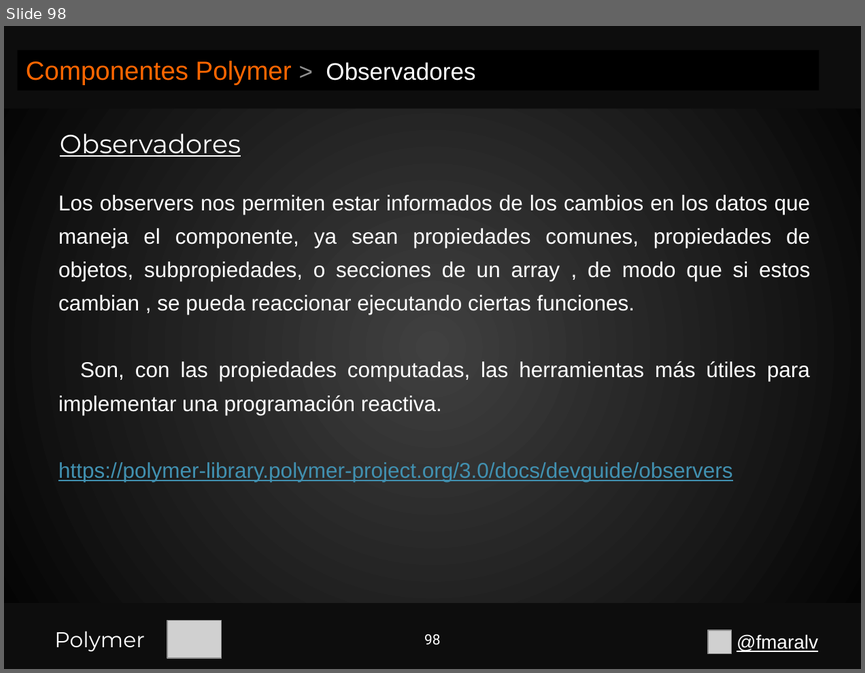
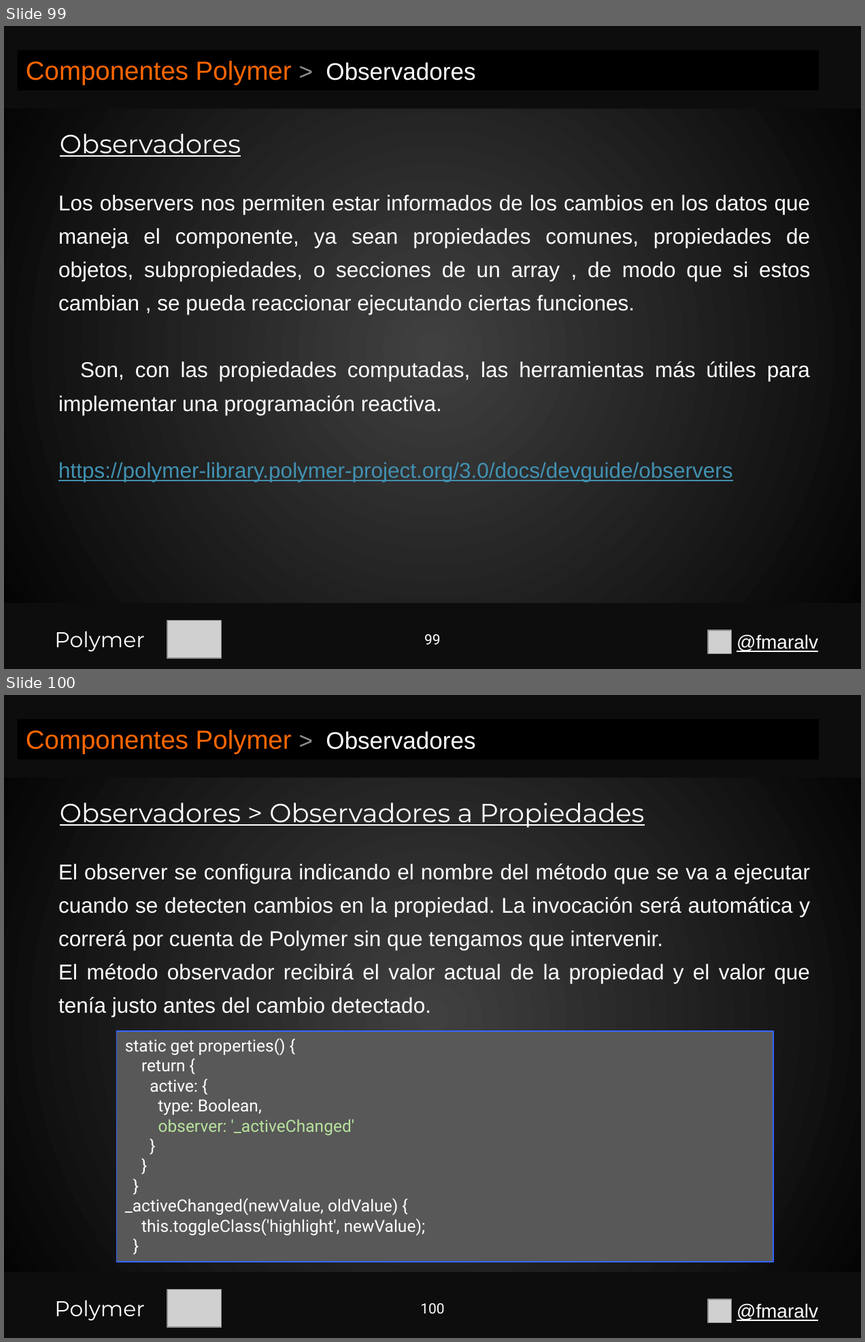
Before and after one commit to fmaralv/Presentacion, a slide deck: Polymer.pptx. Shown one above the other, each under a label of ours: slide 98 before the commit, slides 99 and 100 after it. The pictures are 865x673 and 865x1342 pixels, drawn with LibreOffice and Linux fonts; fonts in the diff are those of the drawing; grey boxes stand for pictures. Boxes give left, top, right and bottom in pixels: in the first picture for what was removed or moved away, otherwise in the second. Text is boxed around its words. In the diff, an @@ line names an element or a change of style, - is before the commit and + after.

```diff
--- a/Polymer.pptx
+++ b/Polymer.pptx
@@ slide 100 added at (x1=4, y1=695, x2=861, y2=1338), background gradient #404040 to #000000 @@
@@ rectangle added at (x1=4, y1=695, x2=861, y2=777), fill #0D0D0D @@
@@ rectangle added at (x1=18, y1=719, x2=819, y2=759), fill #000000, 22 pt, text #FF6600 @@
+Componentes Polymer > Observadores
@@ text added at (x1=60, y1=802, x2=644, y2=828), 22 pt, text #FFFFFF, underline @@
+Observadores > Observadores a Propiedades
@@ text added at (x1=58, y1=864, x2=810, y2=1017), 18 pt, text #FFFFFF @@
+El observer se configura indicando el nombre del método que se va a ejecutar cuando se detecten cambios en la propiedad. La invocación será automática y correrá por cuenta de Polymer sin que tengamos que intervenir.
+El método observador recibirá el valor actual de la propiedad y el valor que tenía justo antes del cambio detectado.
@@ rectangle added at (x1=116, y1=1031, x2=772, y2=1261), fill #585858, outline #3366FF 1 pt, 14 pt, text #FFFFFF @@
+static get properties() {
+return {
+active: {
+type: Boolean,
+observer: '_activeChanged'
+}
+}
+}
+_activeChanged(newValue, oldValue) {
+this.toggleClass('highlight', newValue);
+}
@@ rectangle added at (x1=4, y1=1272, x2=861, y2=1338), fill #0D0D0D @@
@@ rectangle added at (x1=4, y1=1272, x2=861, y2=1338), fill #0D0D0D @@
@@ text added at (x1=54, y1=1300, x2=145, y2=1321), 18 pt, text #FFFFFF @@
+Polymer
@@ picture added at (x1=168, y1=1289, x2=222, y2=1327) @@
@@ page number added at (x1=420, y1=1303, x2=444, y2=1314), 12 pt, text #FFFFFF @@
+100
@@ picture added at (x1=707, y1=1299, x2=732, y2=1323) @@
@@ text added at (x1=736, y1=1303, x2=818, y2=1321), 16 pt, text #FFFFFF, underline @@
+@fmaralv
@@ what was slide 98 is now slide 99 @@
@@ page number at (x1=424, y1=634, x2=441, y2=644): text changed @@
-98
+99
```
Also in this commit, not shown: 3 slides changed, 19 other slides added.
